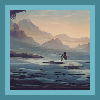
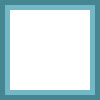
Comparing the layer stacks of the two 100px x 100px images. Changes:
removed layer "Background" (1st of 2) over [10, 10, 90, 90]
